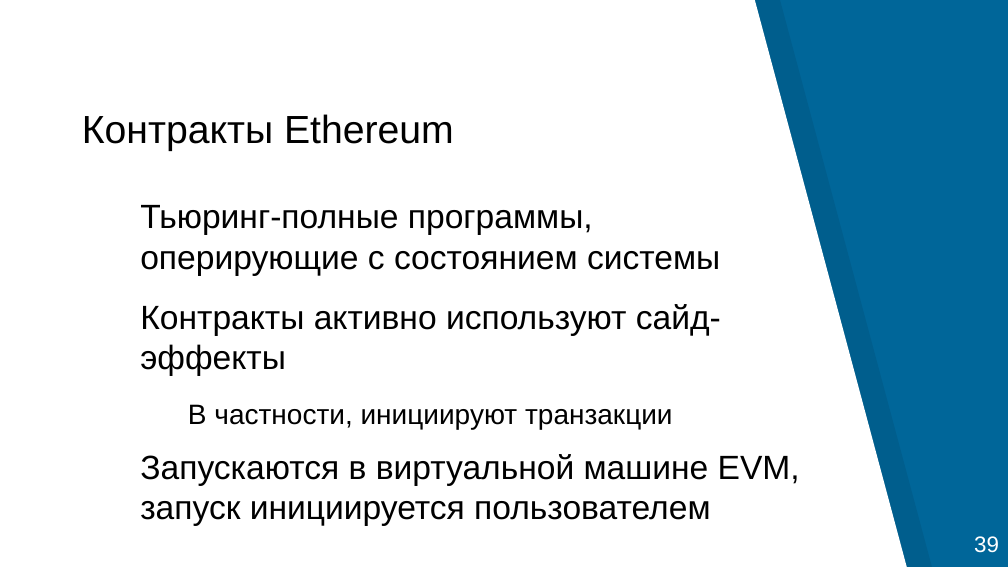
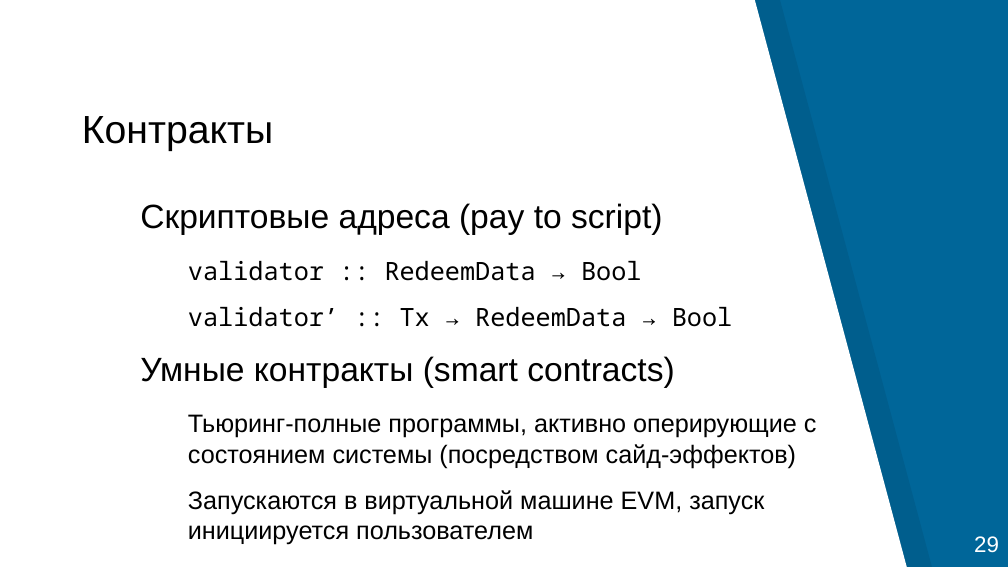
Before and after one commit to georgeee/itmo-master-thesis, a slide deck: slide 22 of presentation.odp (slide 31 before the commit). Drawn at 1008x567 pixels with LibreOffice and Linux fonts; fonts in the diff are those of the drawing. Boxes give left, top, right and bottom in pixels: in the first picture for what was removed or moved away, otherwise in the second. Text is boxed around its words. In the diff, an @@ line names an element or a change of style, - is before the commit and + after.

```diff
--- a/presentation.odp
+++ b/presentation.odp
@@ title at (82, 116, 273, 151): text changed @@
-Контракты Ethereum
+Контракты
@@ text at (140, 203, 817, 468): text changed; size 24 to 18 pt @@
-● Тьюринг-полные программы, оперирующие с состоянием системы
-● Контракты активно используют сайд-эффекты
-  − В частности, инициируют транзакции
+● Скриптовые адреса (pay to script)
+  − validator :: RedeemData → Bool
+  − validator’ :: Tx → RedeemData → Bool
+● Умные контракты (smart contracts)
+  − Тьюринг-полные программы, активно оперирующие с состоянием системы (посредством сайд-эффектов)
@@ text at (188, 490, 764, 545): size 24 to 18 pt in "Запускаются в виртуальной машине EVM, запуск инициируется ..."; bullet ● to −; list level 1 to 2 in "Запускаются в виртуальной машине EVM, ..." @@
@@ text at (974, 536, 999, 553): text changed @@
-39
+29
```
Also in this commit, not shown: 22 other slides changed, 2 slides added, 12 slides removed.
